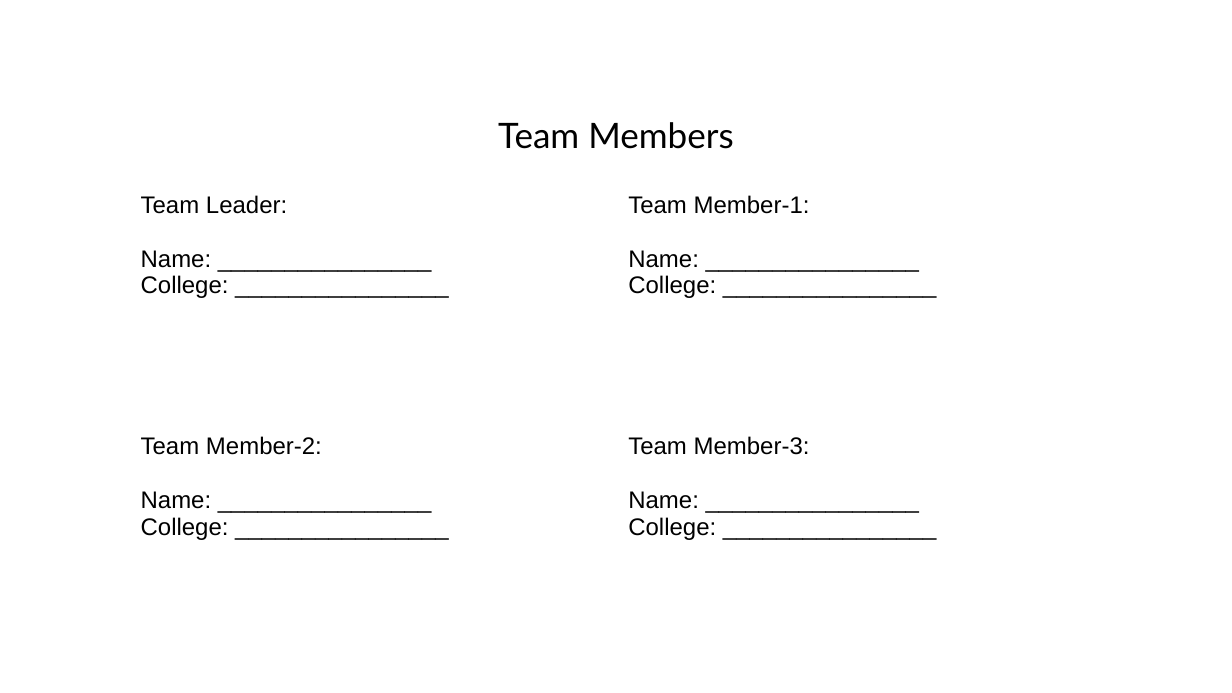
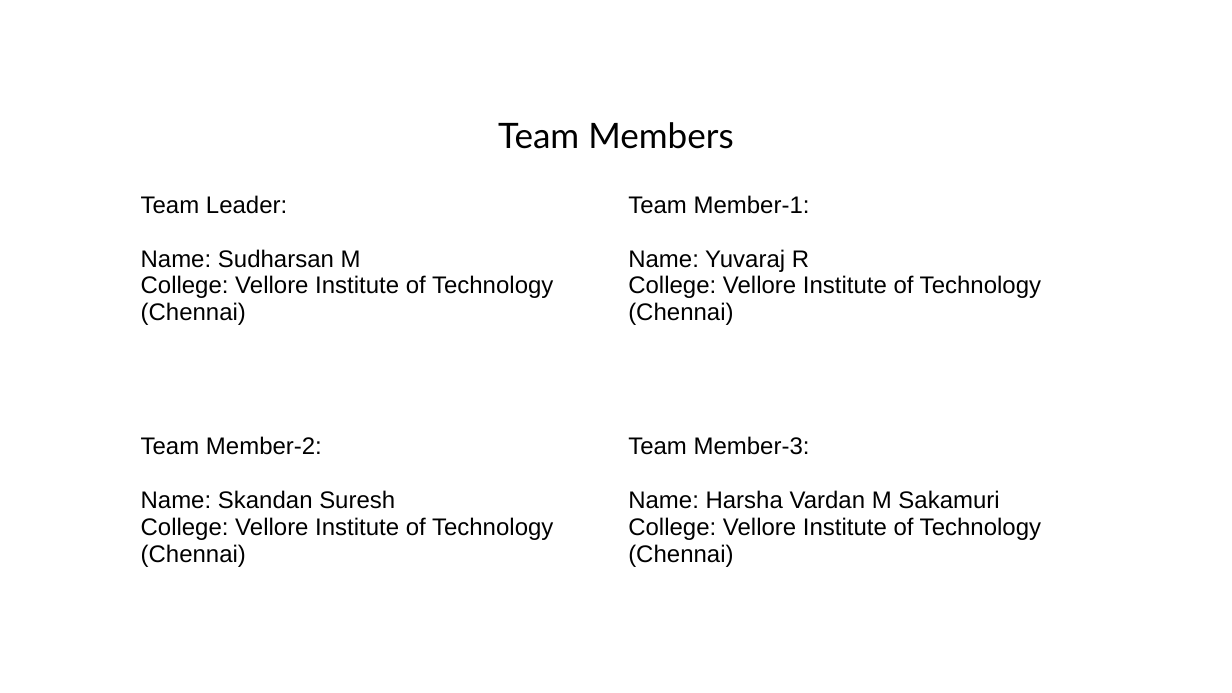
Before and after one commit to YUVARAJ-R-ai/Dubai_Kurukku_sandhu, a slide deck: slide 2 of docs/Route-Resilience-Idea-Submission.pptx. Drawn at 1232x693 pixels with LibreOffice and Linux fonts; fonts in the diff are those of the drawing; background and template pictures are left out. Boxes give left, top, right and bottom in pixels: in the first picture for what was removed or moved away, otherwise in the second. Text is boxed around its words. In the diff, an @@ line names an element or a change of style, - is before the commit and + after.

```diff
--- a/docs/Route-Resilience-Idea-Submission.pptx
+++ b/docs/Route-Resilience-Idea-Submission.pptx
@@ table at [128,179,1104,583] @@
-row 1, column 1: Team Leader: / Name: ________________ / College: ________________
+row 1, column 1: Team Leader: / Name: Sudharsan M / College: Vellore Institute of Technology (Chennai)
-row 1, column 2: Team Member-1: / Name: ________________ / College: ________________
+row 1, column 2: Team Member-1: / Name: Yuvaraj R / College: Vellore Institute of Technology (Chennai)
-row 2, column 1: Team Member-2: / Name: ________________ / College: ________________
+row 2, column 1: Team Member-2: / Name: Skandan Suresh / College: Vellore Institute of Technology (Chennai)
-row 2, column 2: Team Member-3: / Name: ________________ / College: ________________
+row 2, column 2: Team Member-3: / Name: Harsha Vardan M Sakamuri / College: Vellore Institute of Technology (Chennai)
```
Also in this commit, not shown: 1 other slide changed, 1 other file.
